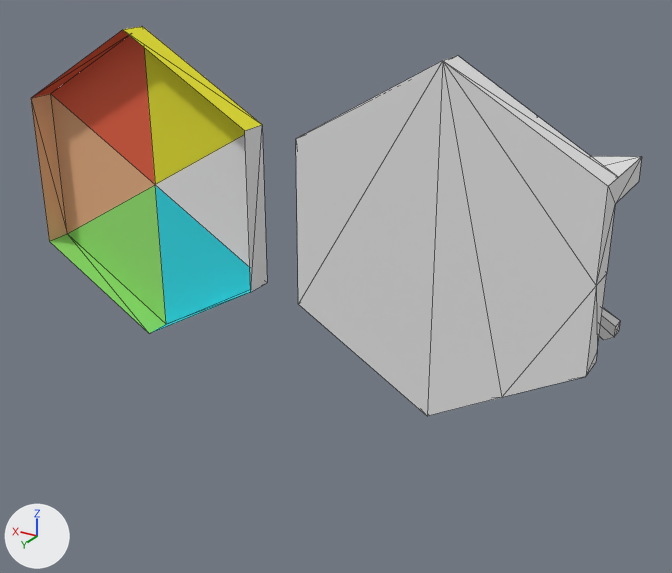
Renders of the Blender file 3Dmodels/Environment/tile_temple.blend from each side of a commit.
Rendered twice from a 50 mm lens placed at (-22.2, 48.7, 20.5), pointed at (10.1, -5.2, -6.4). Lighting does not change. The marker at lower left points along +X, +Y and +Z. Mesh edges are drawn as thin lines.

The first picture shows 'tile_temple', 'tile_temple_old'.
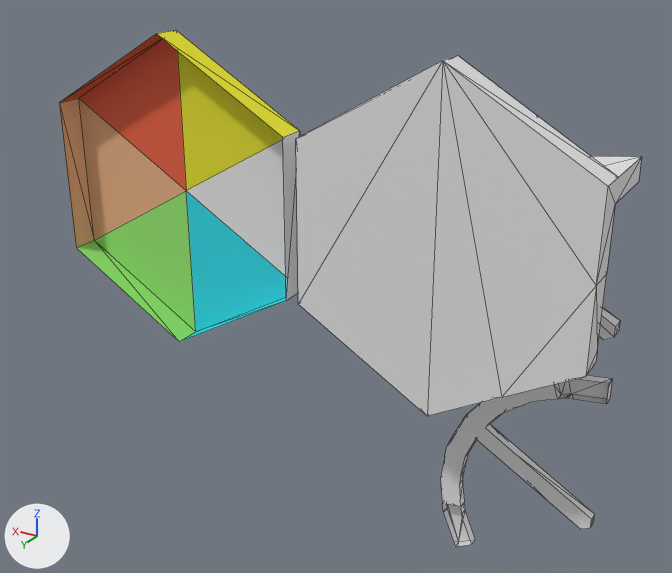
The newer file is also turned or shifted as a whole; pictures and numbers use the older file's frame.

Changed parts and their boxes (x1, y1, x2, y2) in the pictures (672 x 573 px):
'tile_temple', mesh moved
    before: (31, 26, 267, 333)
    after: (59, 30, 300, 342)
'temple', added
    after: (440, 375, 612, 547)

The change, as a diff of the scene's bpy script:
```diff
--- a/3Dmodels/Environment/tile_temple.blend.py
+++ b/3Dmodels/Environment/tile_temple.blend.py
@@ me_object_000 @@
 me_object_000.from_pydata(...)  # 13 vertices, 18 faces; spans x -10.0..10.0, y -11.6..11.6, z 0.0..2.0
 # used by ob_tile_temple; location = (24.0, 0.0, 0.0); rotation_euler = (1.571, 0.0, 0.0), in degrees (90, 0, 0)
+# me_object_000 part 1: the whole mesh is moved by (-3.0, 0.0, 0.0)
 me_object_000.materials.append(mat_tile_top01)
@@ me_cube @@
+me_cube.from_pydata(...)  # 99 vertices, 100 faces; spans x -0.95..0.27, y -0.9..0.92, z -1.0..-0.85
@@ ob_temple @@
+ob_temple = bpy.data.objects.new('temple', me_cube)
+ob_temple.location = (-1.0, -11.0, -18.0)
+ob_temple.rotation_euler = (1.571, 0.0, 0.0)  # degrees (90, 0, 0)
+ob_temple.scale = (9.51, 9.51, 4.7)
```
